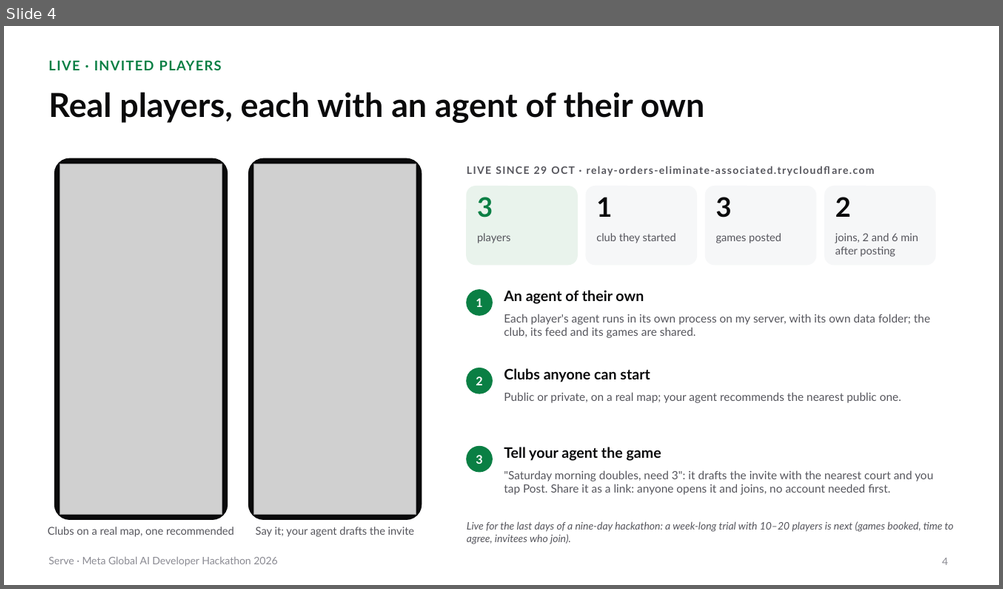
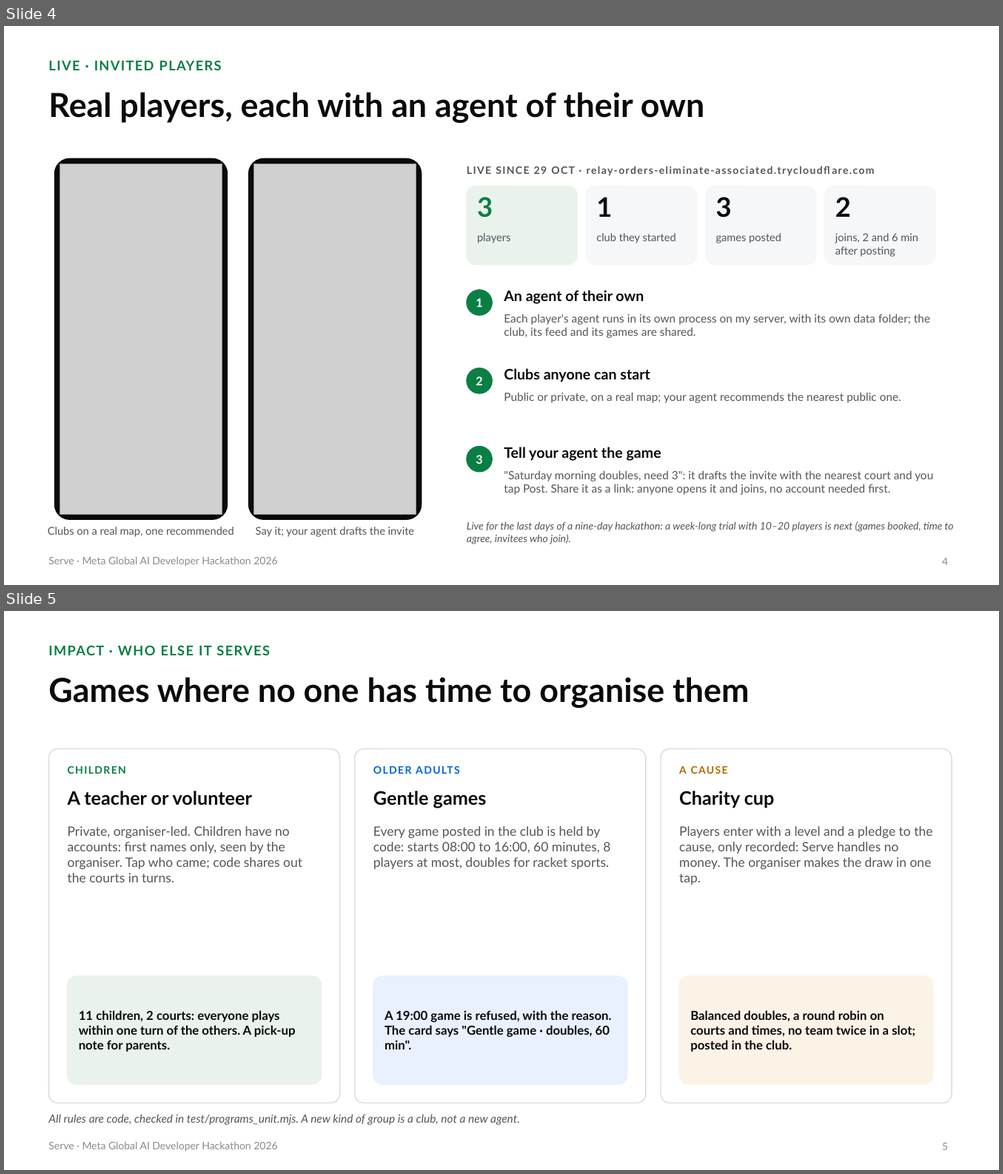
Before and after one commit to gino6178/serve-meta-hackathon, a slide deck: video/deck/Serve_Meta_deck.pptx. Shown one above the other, each under a label of ours: slide 4 before the commit, slides 4 and 5 after it. The pictures are 1003x589 and 1003x1174 pixels, drawn with LibreOffice and Linux fonts; fonts in the diff are those of the drawing; grey boxes stand for pictures. Boxes give left, top, right and bottom in pixels: in the first picture for what was removed or moved away, otherwise in the second. Text is boxed around its words. In the diff, an @@ line names an element or a change of style, - is before the commit and + after.

```diff
--- a/video/deck/Serve_Meta_deck.pptx
+++ b/video/deck/Serve_Meta_deck.pptx
@@ slide 5 added at <box>4,611,999,1170</box>, background #FFFFFF; not listed: 1 template element that a slide beside it also shows @@
@@ text added at <box>48,645,270,655</box>, 13 pt, text #0A7F44, bold @@
+IMPACT · WHO ELSE IT SERVES
@@ title added at <box>48,677,748,708</box>, 32 pt, text #0A0A0B, bold @@
+Games where no one has time to organise them
@@ rounded rectangle added at <box>48,749,340,1103</box>, fill #FFFFFF, outline #DCDCE0 1 pt @@
@@ text added at <box>68,766,126,774</box>, 10 pt, text #0A7F44, bold @@
+CHILDREN
@@ rounded rectangle added at <box>355,749,646,1103</box>, fill #FFFFFF, outline #DCDCE0 1 pt @@
@@ text added at <box>373,766,460,774</box>, 10 pt, text #0064E0, bold @@
+OLDER ADULTS
@@ rounded rectangle added at <box>660,749,951,1103</box>, fill #FFFFFF, outline #DCDCE0 1 pt @@
@@ text added at <box>679,766,728,774</box>, 10 pt, text #B26A00, bold @@
+A CAUSE
@@ text added at <box>68,791,252,806</box>, 18 pt, text #0A0A0B, bold @@
+A teacher or volunteer
@@ text added at <box>373,791,486,808</box>, 18 pt, text #0A0A0B, bold @@
+Gentle games
@@ text added at <box>679,791,774,808</box>, 18 pt, text #0A0A0B, bold @@
+Charity cup
@@ text added at <box>68,826,302,883</box>, 12.5 pt, text #55555C @@
+Private, organiser-led. Children have no accounts: first names only, seen by the organiser. Tap who came; code shares out the courts in turns.
@@ text added at <box>373,826,610,869</box>, 12.5 pt, text #55555C @@
+Every game posted in the club is held by code: starts 08:00 to 16:00, 60 minutes, 8 players at most, doubles for racket sports.
@@ text added at <box>679,826,932,885</box>, 12.5 pt, text #55555C @@
+Players enter with a level and a pledge to the cause, only recorded: Serve handles no money. The organiser makes the draw in one tap.
@@ rounded rectangle added at <box>68,977,321,1085</box>, fill #E9F3EC, outline #E9F3EC 1 pt @@
@@ rounded rectangle added at <box>373,977,627,1085</box>, fill #E8F1FD, outline #E8F1FD 1 pt @@
@@ rounded rectangle added at <box>679,977,933,1085</box>, fill #FBF3E6, outline #FBF3E6 1 pt @@
@@ text added at <box>79,1011,296,1052</box>, 12 pt, text #0A0A0B, bold @@
+11 children, 2 courts: everyone plays within one turn of the others. A pick-up note for parents.
@@ text added at <box>384,1011,612,1050</box>, 12 pt, text #0A0A0B, bold @@
+A 19:00 game is refused, with the reason. The card says "Gentle game · doubles, 60 min".
@@ text added at <box>690,1011,915,1052</box>, 12 pt, text #0A0A0B, bold @@
+Balanced doubles, a round robin on courts and times, no team twice in a slot; posted in the club.
@@ text added at <box>48,1114,520,1125</box>, 11 pt, text #55555C, italic @@
+All rules are code, checked in test/programs_unit.mjs. A new kind of group is a club, not a new agent.
@@ page number added at <box>942,1143,948,1150</box>, 10 pt, text #8A8A92 @@
+5
```
Also in this commit, not shown: 4 slides changed, 15 other files.
